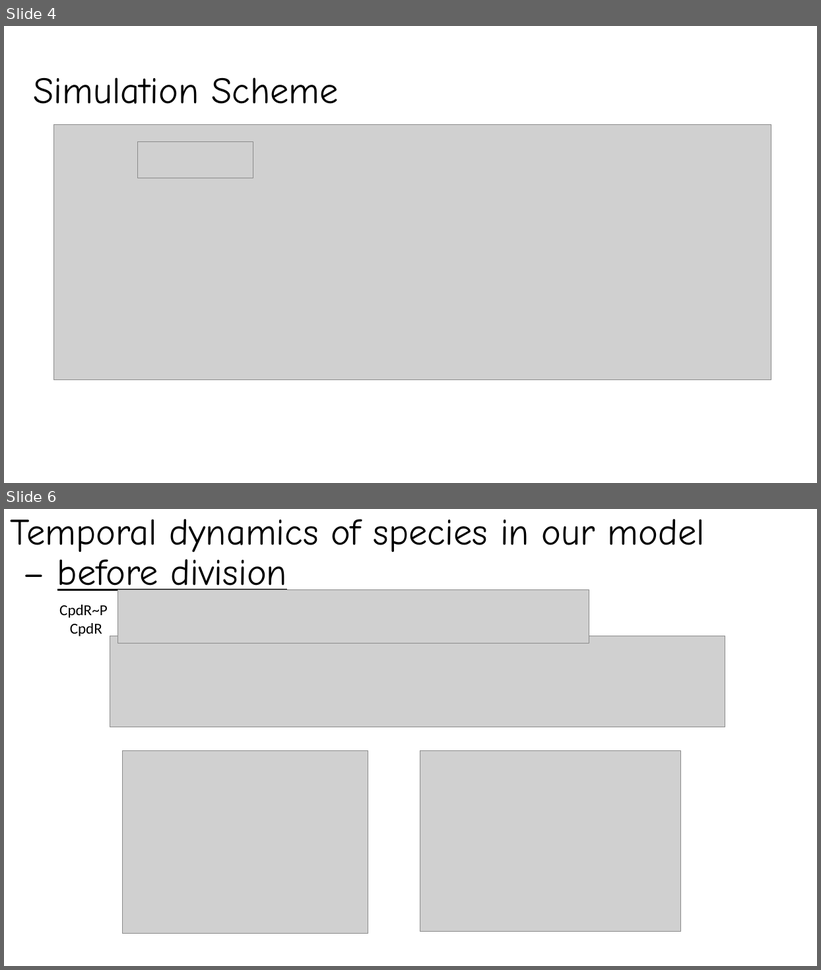
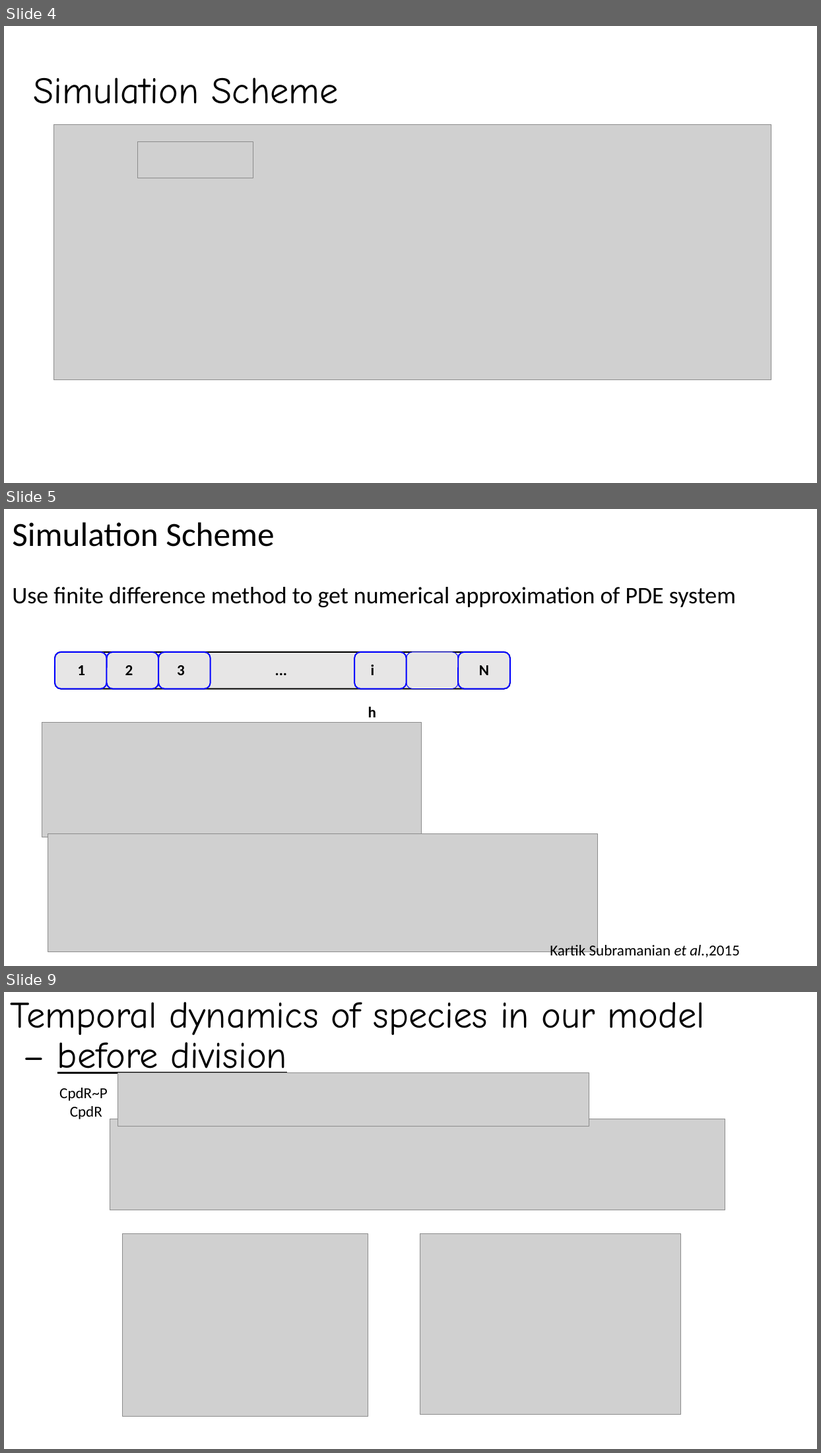
Before and after one commit to fly2Universe/CS6824, a slide deck: CS6824FinalPresentation.pptx. Shown one above the other, each under a label of ours: slides 4 and 6 before the commit, slides 4, 5 and 9 after it; the slides between them are not shown. The pictures are 821x970 and 821x1453 pixels, drawn with LibreOffice and Linux fonts; fonts in the diff are those of the drawing; grey boxes stand for pictures. Boxes give left, top, right and bottom in pixels: in the first picture for what was removed or moved away, otherwise in the second. Text is boxed around its words. In the diff, an @@ line names an element or a change of style, - is before the commit and + after.

```diff
--- a/CS6824FinalPresentation.pptx
+++ b/CS6824FinalPresentation.pptx
@@ slide 5 added at (4,509,817,966), background #FFFFFF @@
@@ title added at (12,522,274,547), 40 pt, text #000000 @@
+Simulation Scheme
@@ text added at (12,587,736,607), 28 pt, text #000000 @@
+Use finite difference method to get numerical approximation of PDE system
@@ rounded rectangle added at (55,652,510,689), fill #E7E6E6, outline #000000 1.5 pt @@
@@ rounded rectangle added at (55,652,106,689), fill #E7E6E6, outline #0000FF 1.5 pt @@
@@ text added at (77,665,85,675), 18 pt, text #000000, bold @@
+1
@@ rounded rectangle added at (106,652,158,689), fill #E7E6E6, outline #0000FF 1.5 pt @@
@@ text added at (125,665,133,675), 18 pt, text #000000, bold @@
+2
@@ rounded rectangle added at (158,652,210,689), fill #E7E6E6, outline #0000FF 1.5 pt @@
@@ text added at (177,665,185,675), 18 pt, text #000000, bold @@
+3
@@ text added at (267,652,298,674), 18 pt, text #000000, bold @@
+...
@@ rounded rectangle added at (354,652,407,689), fill #E7E6E6, outline #0000FF 1.5 pt @@
@@ text added at (371,665,375,675), 18 pt, text #000000, bold @@
+i
@@ rounded rectangle added at (407,652,459,689), fill #E7E6E6, outline #0000FF 0.75 pt @@
@@ rounded rectangle added at (459,652,510,689), fill #E7E6E6, outline #0000FF 1.5 pt @@
@@ text added at (479,665,489,675), 18 pt, text #000000, bold @@
+N
@@ text added at (368,706,376,718), 18 pt, text #000000, bold @@
+h
@@ picture added at (42,722,422,838) @@
@@ picture added at (48,834,597,953) @@
@@ text added at (550,943,740,960), 18 pt, text #000000 @@
+Kartik Subramanian et al.,2015
@@ what was slide 6 is now slide 9 @@
```
Also in this commit, not shown: 2 slides changed, 2 other slides added.
